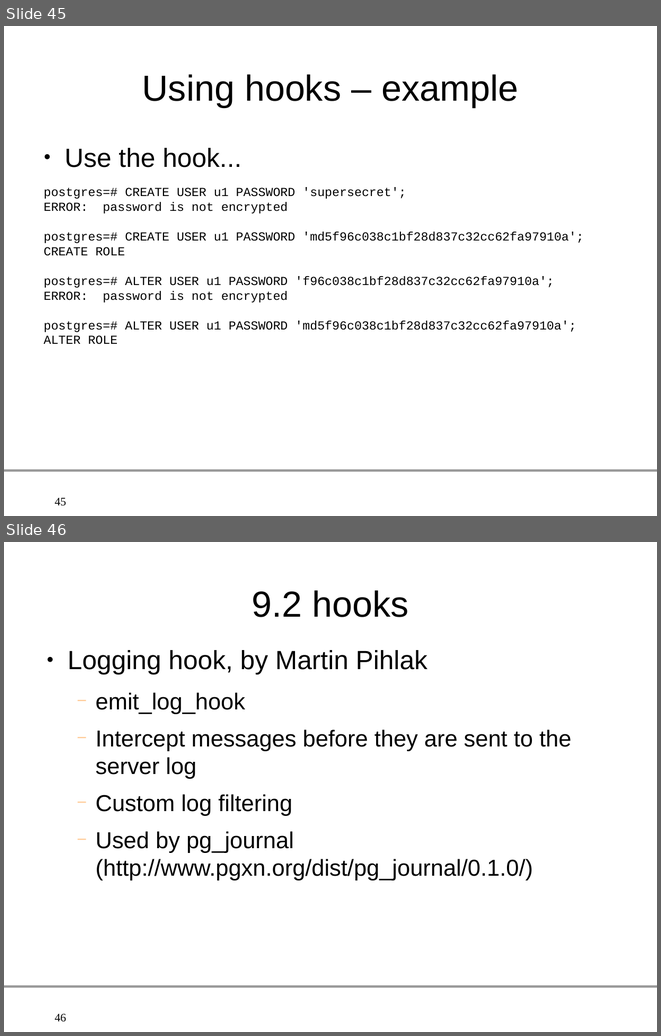
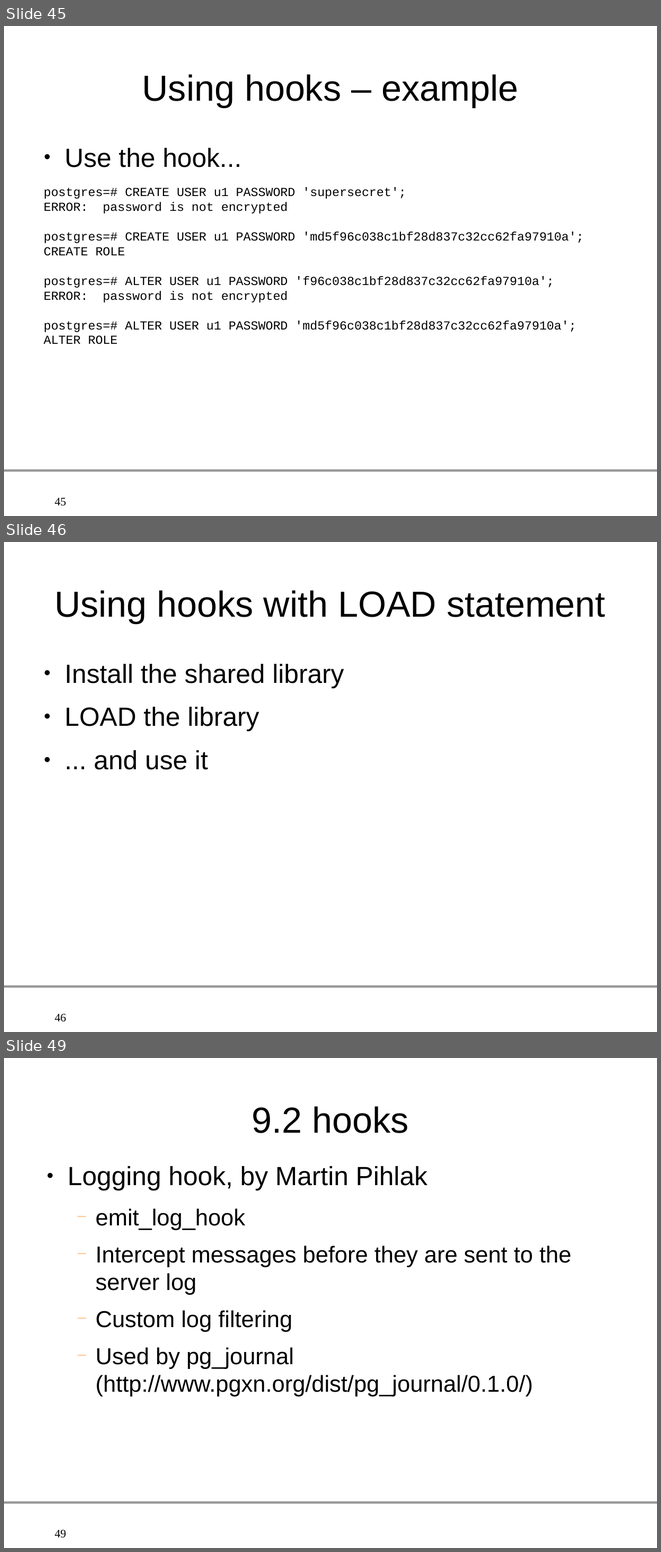
Before and after one commit to gleu/Hooks-in-PostgreSQL, a slide deck: hooks_in_postgresql.odp. Shown one above the other, each under a label of ours: slides 45 and 46 before the commit, slides 45, 46 and 49 after it; the slides between them are not shown. The pictures are 661x1036 and 661x1552 pixels, drawn with LibreOffice and Linux fonts; fonts in the diff are those of the drawing; background and template pictures are left out. Boxes give left, top, right and bottom in pixels: in the first picture for what was removed or moved away, otherwise in the second. Text is boxed around its words. In the diff, an @@ line names an element or a change of style, - is before the commit and + after.

Commit message:
Add an example with the LOAD statement

```diff
--- a/hooks_in_postgresql.odp
+++ b/hooks_in_postgresql.odp
@@ slide 46 added at [4, 542, 657, 1032], background #FFFFFF; not listed: 2 template elements that a slide beside it also shows @@
@@ title added at [54, 590, 606, 624], 44 pt, text #000000 @@
+Using hooks with LOAD statement
@@ text added at [64, 664, 344, 770], 32 pt, text #000000 @@
+● Install the shared library
+● LOAD the library
+● ... and use it
@@ what was slide 46 is now slide 49 @@
@@ page number at [55, 1530, 67, 1538]: text changed @@
-46
+49
```
Also in this commit, not shown: 1 slide changed, 2 other slides added.
